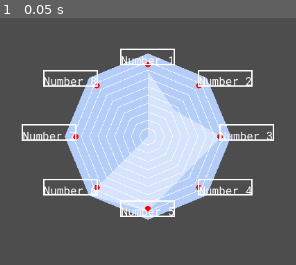
Above: before the commit, frame 1.
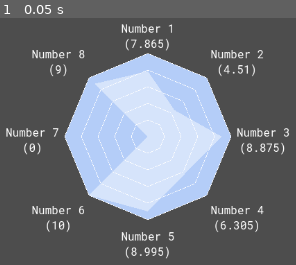
Above: after the commit, the same moment.

Repository: TheLsbt/godot_radar_graph
Game: Godot game, scene res://src/debug.tscn
The game is run twice, just before and just after one commit, with the same random seed, the same clock (stepped at 60 frames per second) and the same inputs. The project has no main scene, so this scene is started directly.
Inputs:
- Up to frame 1 (0.05 s): no input

The runs differ from the first frame. In frame 1, 12% of the frame differs, in the area x 2-98%, y 2-98%.

Commit message:
Fixed text rendering
Now text can render in multiline and you can substitute in the value (optional). The text now also

Diff:
--- a/src/debug.tscn
+++ b/src/debug.tscn
@@ -14,8 +14,8 @@
 offset_right = 80.0
 offset_bottom = 80.0
 script = ExtResource("2_k8q7i")
+step = null
 font = ExtResource("3_v0rtb")
-title_seperation = -16.2
 background_color = Color(0.705058, 0.802439, 0.972596, 1)
 graph_color = Color(0.8394, 0.89315, 0.984997, 1)
 key_count = 8
@@ -23,31 +23,39 @@
 radius = 120.0
 show_guides = true
 guide_color = Color(1, 1, 1, 1)
-guide_step = 1.001
-guide_width = 0.8
+guide_step = 2.0
+guide_width = 0.69
 items/key_0/value = 7.865
-items/key_0/title = "Number 1"
+items/key_0/title = "Number 1
+({value})"
 items/key_0/use_custom_color = false
 items/key_1/value = 4.51
-items/key_1/title = "Number 2"
+items/key_1/title = "Number 2
+({value})"
 items/key_1/use_custom_color = false
 items/key_2/value = 8.875
-items/key_2/title = "Number 3"
+items/key_2/title = "Number 3
+({value})"
 items/key_2/use_custom_color = false
 items/key_3/value = 6.305
-items/key_3/title = "Number 4"
+items/key_3/title = "Number 4
+({value})"
 items/key_3/use_custom_color = false
 items/key_4/value = 8.995
-items/key_4/title = "Number 5"
+items/key_4/title = "Number 5
+({value})"
 items/key_4/use_custom_color = false
 items/key_5/value = 10.0
-items/key_5/title = "Number 6"
+items/key_5/title = "Number 6
+({value})"
 items/key_5/use_custom_color = false
 items/key_6/value = 0.0
-items/key_6/title = "Number 7"
+items/key_6/title = "Number 7
+({value})"
 items/key_6/use_custom_color = false
-items/key_7/value = 0.0
-items/key_7/title = "Number 8"
+items/key_7/value = 9.0
+items/key_7/title = "Number 8
+({value})"
 items/key_7/use_custom_color = false
 
 [node name="SpinBox" type="SpinBox" parent="."]
--- a/src/radar_graph.gd
+++ b/src/radar_graph.gd
@@ -4,6 +4,9 @@
 
 ## A simple radar graph plugin that is animateable. Note, that using [Theme]'s is not possible due
 ## to a Godot Limitation.
+
+@export_group("Radar Graph Range")
+@export var step: float = 0.0
 
 @export_group("Styling")
 @export var font: Font:
@@ -129,6 +132,7 @@
 		properties.append({
 			"name": "items/key_%d/title" % i,
 			"type": TYPE_STRING,
+			"hint": PROPERTY_HINT_MULTILINE_TEXT,
 		})
 
 		properties.append({
@@ -314,36 +318,41 @@
 	for index in range(key_count):
 		var pos := _get_polygon_point(index)
 
-		var title := get_item_title(index)
-
-		var title_size := font.get_string_size(title, 0, -1, font_size)
+		var value := get_item_value(index)
+		var title := get_item_title(index).format({"value": value})
+		var title_and_value := title
+
+		var title_size := font.get_multiline_string_size(title_and_value, HORIZONTAL_ALIGNMENT_CENTER, -1, font_size)
 
 		var dir := center.direction_to(pos)
 		# This position is a little bit outside of the background
 		var font_pos := pos + Vector2(title_seperation, title_seperation) * dir
 		var font_offset := Vector2.ZERO
 
+		var title_rect := Rect2()
+		var line_height = font.get_string_size(title_and_value.get_slice("\n", 0), HORIZONTAL_ALIGNMENT_CENTER, title_size.x, font_size).y
+
 		var location := _get_point_as_location(pos)
 		match location:
 			Location.TOP_LEFT:
-				font_offset = Vector2(-title_size.x, 0)
+				font_offset = Vector2(-title_size.x, -line_height)
 			Location.TOP_CENTER:
-				font_offset = Vector2(-title_size.x / 2, 0)
+				font_offset = Vector2(-title_size.x / 2, -line_height)
 			Location.TOP_RIGHT:
-				pass # The default behaviour is fine
+				font_offset = Vector2(0, -line_height)
 			Location.CENTER_LEFT:
-				font_offset = Vector2(-title_size.x, title_size.y * 0.25)
+				font_offset = Vector2(-title_size.x, (-title_size.y * 0.5) + line_height)
 			Location.CENTER_RIGHT:
-				font_offset = Vector2(0, title_size.y * 0.25)
+				font_offset = Vector2(0, (-title_size.y * 0.5) + line_height)
 			Location.BOTTOM_LEFT:
-				font_offset = Vector2(-title_size.x, title_size.y * 0.5)
+				font_offset = Vector2(-title_size.x, line_height)
 			Location.BOTTOM_CENTER:
-				font_offset = Vector2(-title_size.x / 2, title_size.y * 0.5)
+				font_offset = Vector2(-title_size.x / 2, line_height)
 			Location.BOTTOM_RIGHT:
-				font_offset = Vector2(0, title_size.y * 0.5)
-
-		draw_circle(font_pos, 4, Color.RED)
-		draw_rect(Rect2(font_pos + font_offset - Vector2(0, title_size.y), title_size), Color.WHITE, false, 2)
-
-
-		draw_string(font, font_pos + font_offset, title, 0, -1, font_size)
+				font_offset = Vector2(0, line_height)
+
+
+		#draw_circle(font_pos, 4, Color.RED)
+		#draw_rect(Rect2(font_pos + font_offset - Vector2(0, line_height), title_size), Color.WHITE, false, 2)
+
+		draw_multiline_string(font, font_pos + font_offset, title_and_value, HORIZONTAL_ALIGNMENT_CENTER, title_size.x, font_size)
